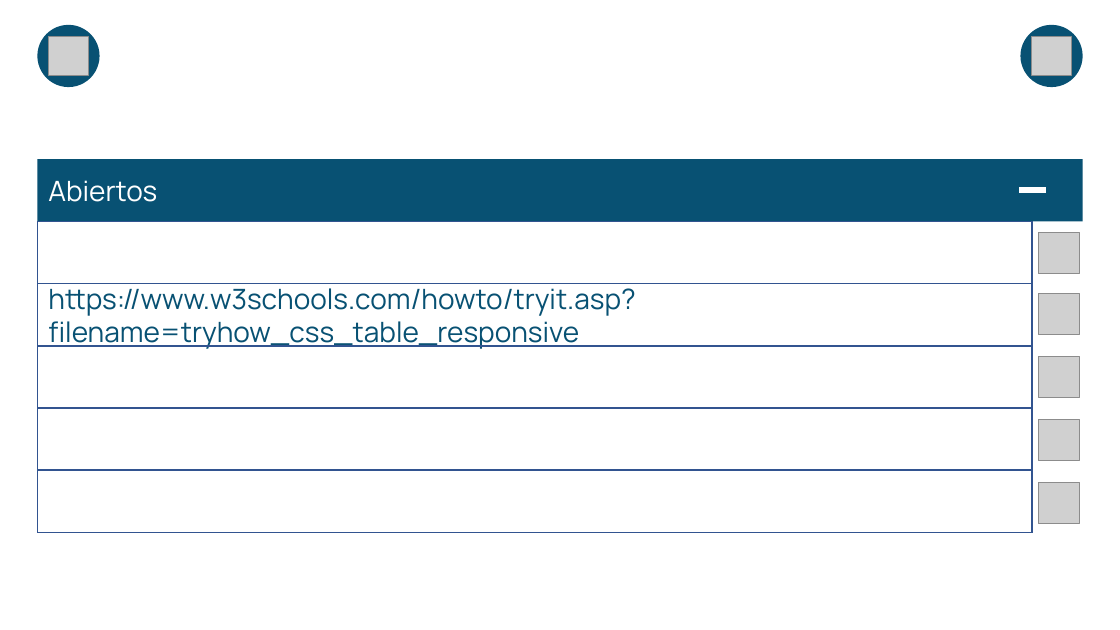
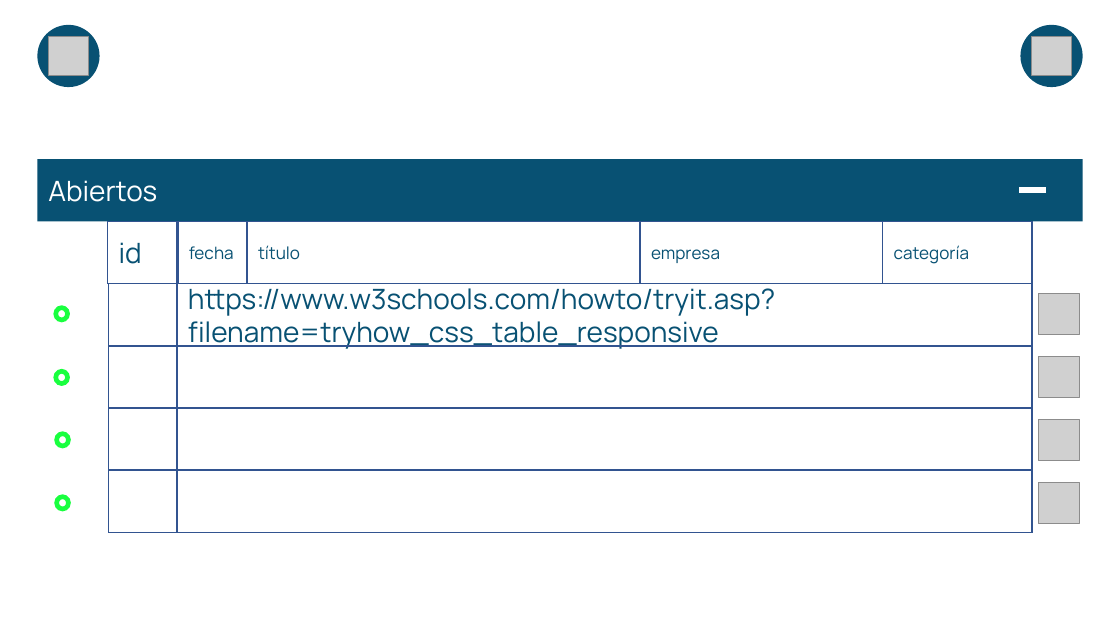
Before and after one commit to alvarezrozo/CAE, a slide deck: slide 5 of Diseño/website.pptx. Drawn at 1120x630 pixels with LibreOffice and Linux fonts; fonts in the diff are those of the drawing; grey boxes stand for pictures. Boxes give left, top, right and bottom in pixels: in the first picture for what was removed or moved away, otherwise in the second. Text is boxed around its words. In the diff, an @@ line names an element or a change of style, - is before the commit and + after.

```diff
--- a/Diseño/website.pptx
+++ b/Diseño/website.pptx
@@ rectangle removed at box(37, 222, 1032, 284) @@
@@ rectangle added at box(108, 222, 177, 284), outline #325491 1 pt, 18 pt, text #085173 @@
+id
@@ rectangle added at box(178, 222, 248, 284), outline #325491 1 pt, 11 pt, text #085173 @@
+fecha
@@ rectangle added at box(248, 222, 641, 284), outline #325491 1 pt, 11 pt, text #085173 @@
+título
@@ rectangle added at box(640, 222, 883, 284), outline #325491 1 pt, 11 pt, text #085173 @@
+empresa
@@ rectangle added at box(883, 222, 1032, 284), outline #325491 1 pt, 11 pt, text #085173 @@
+categoría
@@ picture removed at box(1038, 233, 1080, 274) @@
@@ rectangle added at box(109, 283, 178, 346), outline #325491 1 pt @@
@@ rectangle "https://www.w3schools.com/howto/tryit.asp?filename=tryhow_cs ...": place and size @@
-rectangle "https://www.w3schools.com/howto/tryit.asp?filename=tryhow_cs ..." at box(37, 283, 1032, 346)
+rectangle "https://www.w3schools.com/howto/tryit.asp?filename=tryhow_cs ..." at box(177, 283, 1032, 346)
@@ ellipse added at box(56, 308, 68, 320), outline #19FF3F 3 pt @@
@@ rectangle added at box(109, 346, 178, 409), outline #325491 1 pt @@
@@ rectangle: place and size @@
-rectangle at box(37, 346, 1032, 409)
+rectangle at box(177, 346, 1032, 409)
@@ ellipse added at box(56, 372, 68, 384), outline #19FF3F 3 pt @@
@@ rectangle added at box(109, 408, 178, 470), outline #325491 1 pt @@
@@ rectangle: place and size @@
-rectangle at box(37, 408, 1032, 470)
+rectangle at box(177, 408, 1032, 470)
@@ ellipse added at box(57, 433, 69, 446), outline #19FF3F 3 pt @@
@@ rectangle added at box(109, 470, 178, 533), outline #325491 1 pt @@
@@ rectangle: place and size @@
-rectangle at box(37, 470, 1032, 533)
+rectangle at box(177, 470, 1032, 533)
@@ ellipse added at box(57, 497, 69, 510), outline #19FF3F 3 pt @@
```
Also in this commit, not shown: 5 other files.
